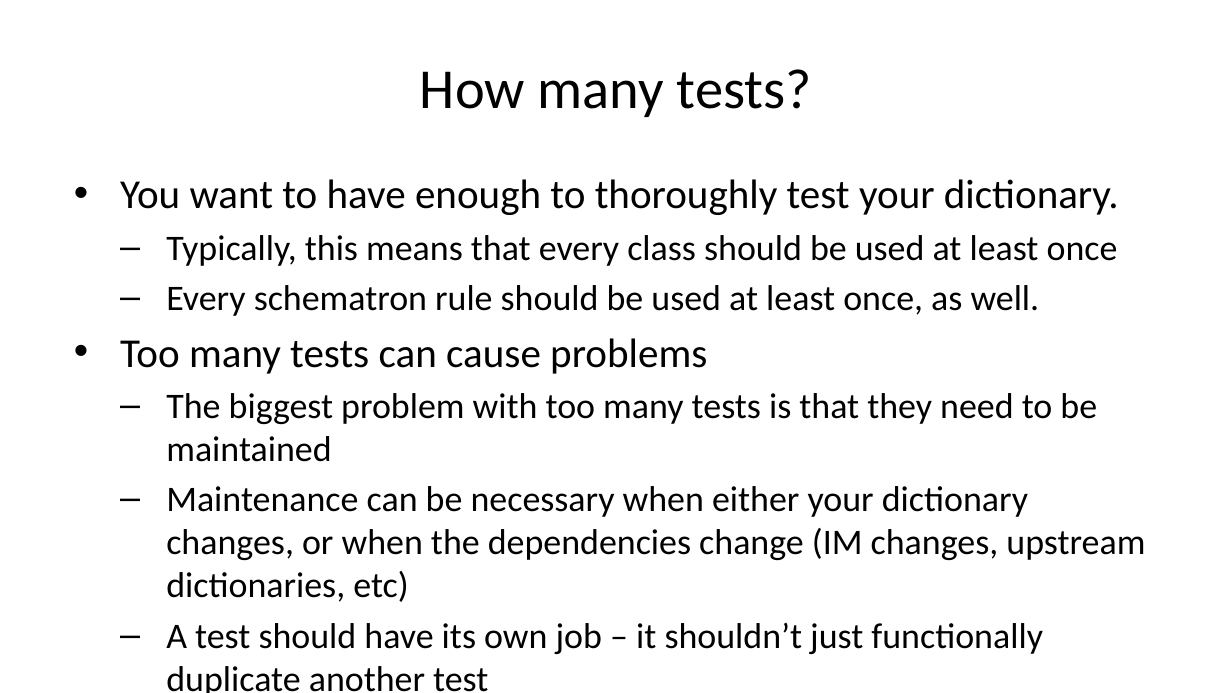
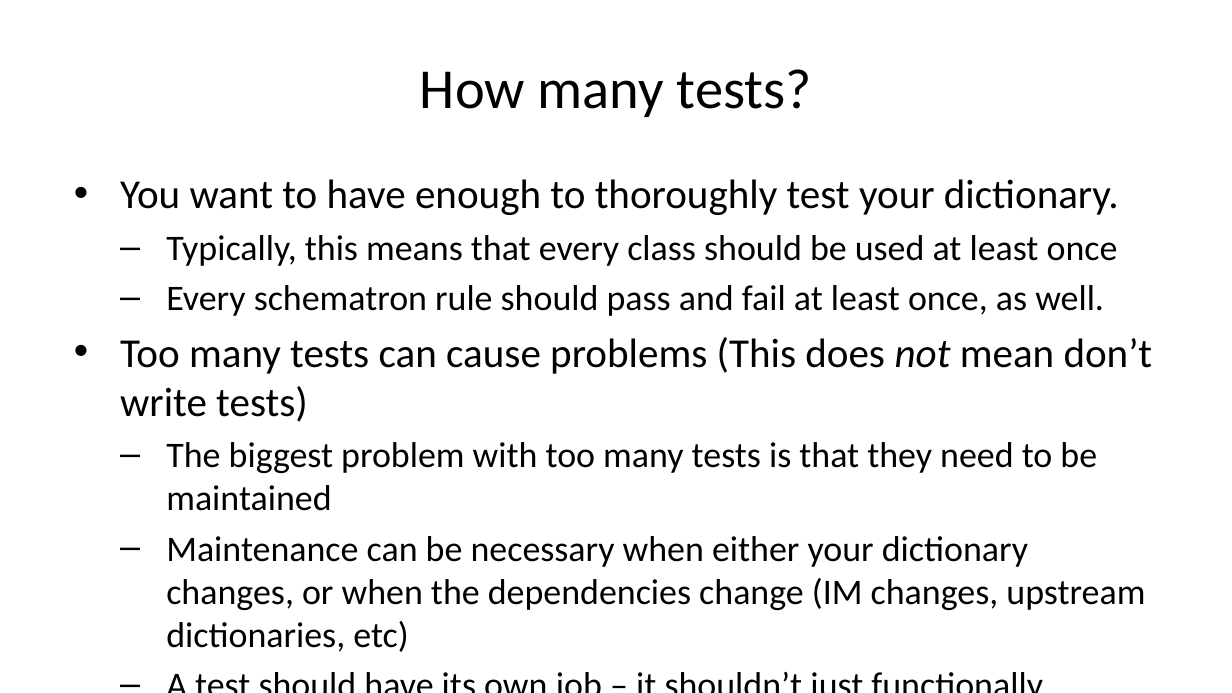
Before and after one commit to sbn-psi/dmsp, a slide deck: slide 20 of LDDTesting/LDDTestingPrinciples.pptx (slide 19 before the commit). Drawn at 1232x693 pixels with LibreOffice and Linux fonts; fonts in the diff are those of the drawing. Boxes give left, top, right and bottom in pixels: in the first picture for what was removed or moved away, otherwise in the second. Text is boxed around its words. In the diff, an @@ line names an element or a change of style, - is before the commit and + after.

Commit message:
Spelling updates, added some extra content on how many tests

```diff
--- a/LDDTesting/LDDTestingPrinciples.pptx
+++ b/LDDTesting/LDDTestingPrinciples.pptx
@@ text at (x1=120, y1=285, x2=1153, y2=422): text changed; size 21 to 24 pt @@
-  – Every schematron rule should be used at least once, as well.
-• Too many tests can cause problems
+  – Every schematron rule should pass and fail at least once, as well.
+• Too many tests can cause problems (This does not mean don’t write tests)
```
Also in this commit, not shown: 5 other slides changed, 1 slide added, 2 other files.
